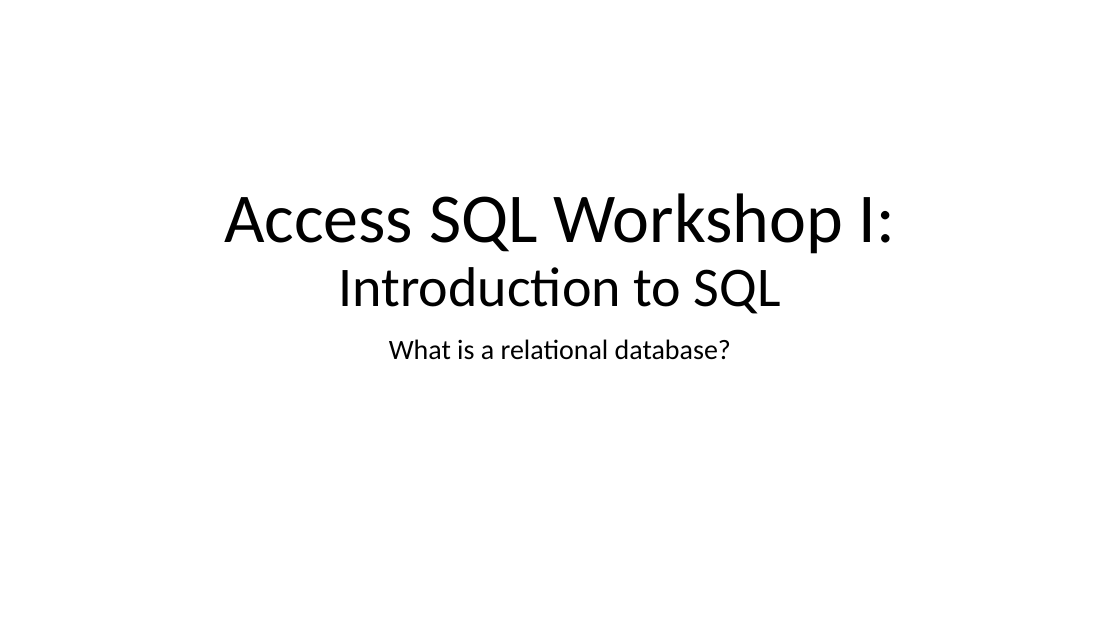
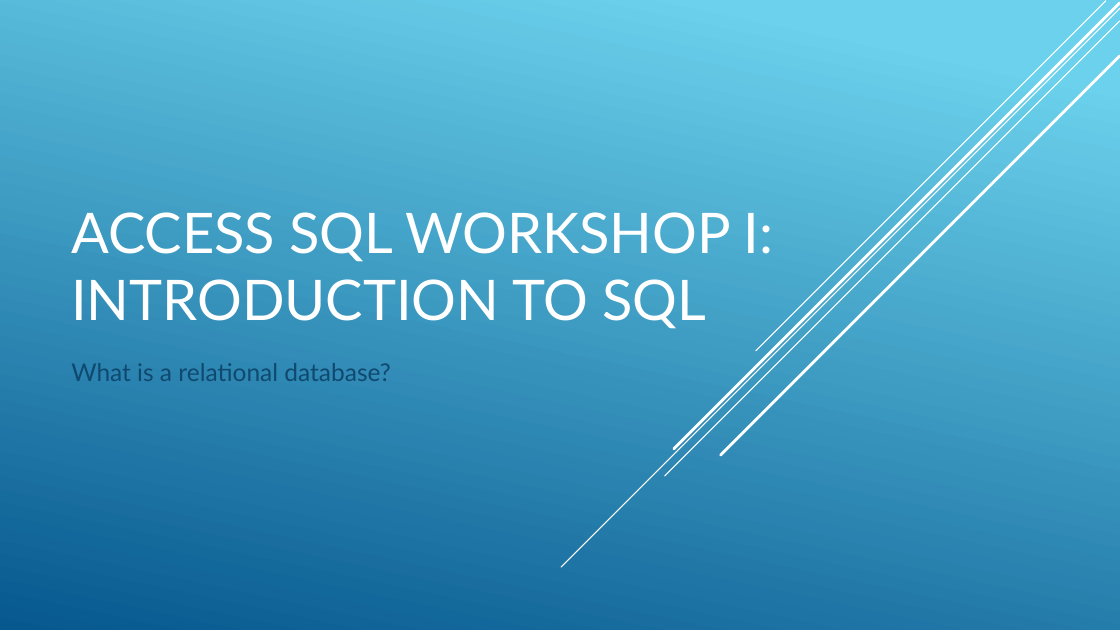
Before and after one commit to kzhu98/kzhu98.github.io, a slide deck: slide 1 of projects/BASWorkshops/SQL/SQL_I.pptx. Drawn at 1120x630 pixels with LibreOffice and Linux fonts; fonts in the diff are those of the drawing; background and template pictures are left out. Boxes give left, top, right and bottom in pixels: in the first picture for what was removed or moved away, otherwise in the second. Text is boxed around its words. In the diff, an @@ line names an element or a change of style, - is before the commit and + after.

```diff
--- a/projects/BASWorkshops/SQL/SQL_I.pptx
+++ b/projects/BASWorkshops/SQL/SQL_I.pptx
@@ background #FFFFFF to gradient #6ED2EB to #06588E @@
@@ line added from (1120, 8) to (561, 567), #FFFFFF 1 pt @@
@@ line added from (1120, 21) to (665, 476), #FFFFFF 1 pt @@
@@ line added from (1120, 3) to (674, 449), #FFFFFF 2.5 pt @@
@@ line added from (1106, 1) to (756, 351), #FFFFFF 1 pt @@
@@ line added from (1120, 56) to (721, 455), #FFFFFF 2.5 pt @@
@@ title at [71, 212, 774, 329]: text changed; size 60 to 48 pt; font Calibri to Lato; text colour #000000 to #FFFFFF @@
-Access SQL Workshop I:
-Introduction to SQL
+ACCESS SQL WORKSHOP I:
+INTRODUCTION TO SQL
@@ subtitle "What is a relational database?": place and size @@
-subtitle "What is a relational database?" at [389, 339, 731, 360]
+subtitle "What is a relational database?" at [71, 363, 391, 381]
@@ subtitle "What is a relational database?" at [71, 363, 391, 381]: size 24 to 21 pt, font Calibri to Lato, text colour #000000 to #0F496F; alignment centre to left; line spacing 0.9 to 1 @@
```
Also in this commit, not shown: 24 other slides changed, 4 other files.
